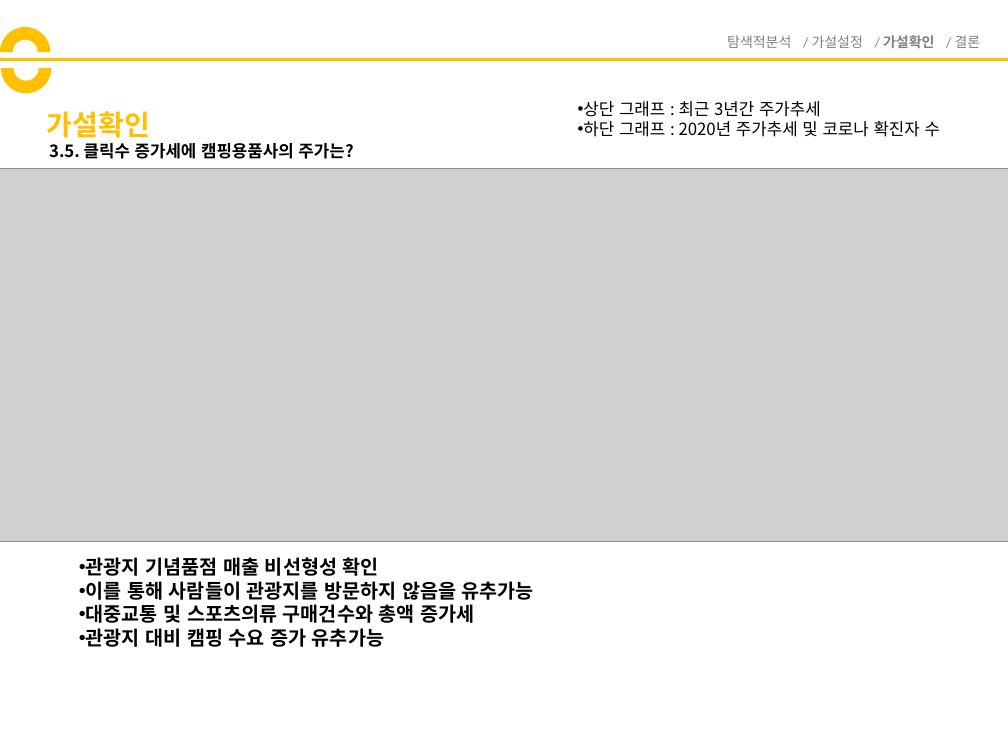
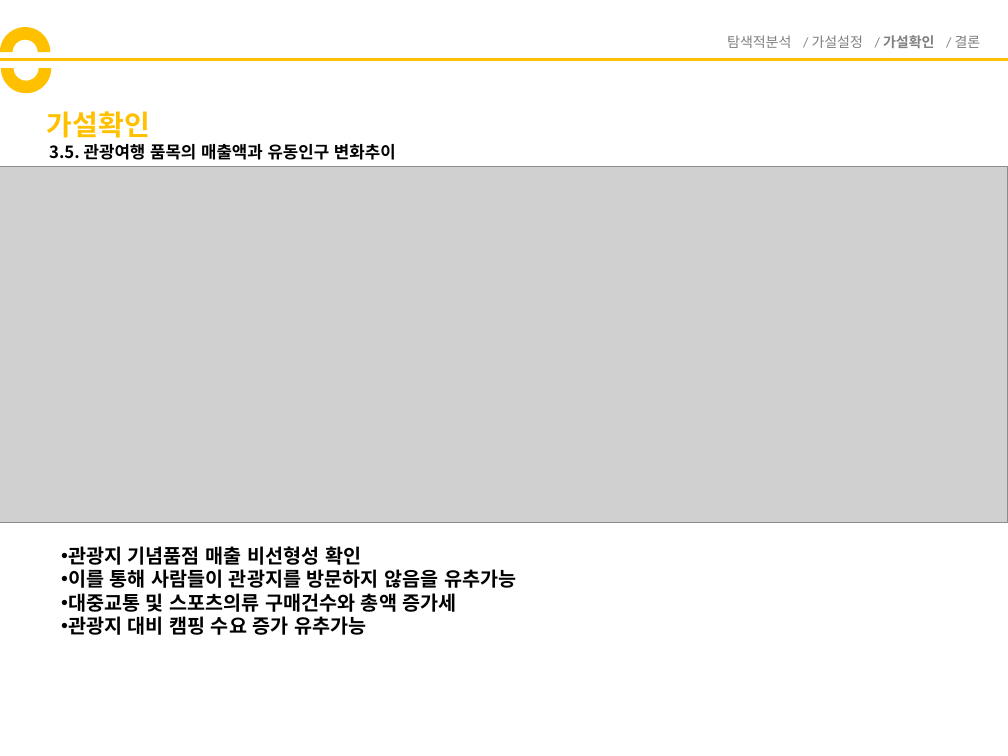
Before and after one commit to y0ngma/PostCorona, a slide deck: slide 6 of 가설확인.pptx. Drawn at 1008x756 pixels with LibreOffice and Linux fonts; fonts in the diff are those of the drawing; grey boxes stand for pictures. Boxes give left, top, right and bottom in pixels: in the first picture for what was removed or moved away, otherwise in the second. Text is boxed around its words. In the diff, an @@ line names an element or a change of style, - is before the commit and + after.

```diff
--- a/가설확인.pptx
+++ b/가설확인.pptx
@@ text removed at (583, 101, 940, 137) @@
-• 상단 그래프 : 최근 3년간 주가추세
-• 하단 그래프 : 2020년 주가추세 및 코로나 확진자 수
@@ text at (49, 144, 396, 160): text changed @@
-3.5. 클릭수 증가세에 캠핑용품사의 주가는?
+3.5. 관광여행 품목의 매출액과 유동인구 변화추이
@@ picture: place and size @@
-picture at (0, 168, 1008, 541)
+picture at (0, 166, 1008, 522)
@@ text "관광지 기념품점 매출 비선형성 확인": place and size @@
-text "관광지 기념품점 매출 비선형성 확인" at (86, 557, 534, 647)
+text "관광지 기념품점 매출 비선형성 확인" at (68, 546, 516, 635)
```
Also in this commit, not shown: 5 other slides changed, 1 slide added, 3 other files.
